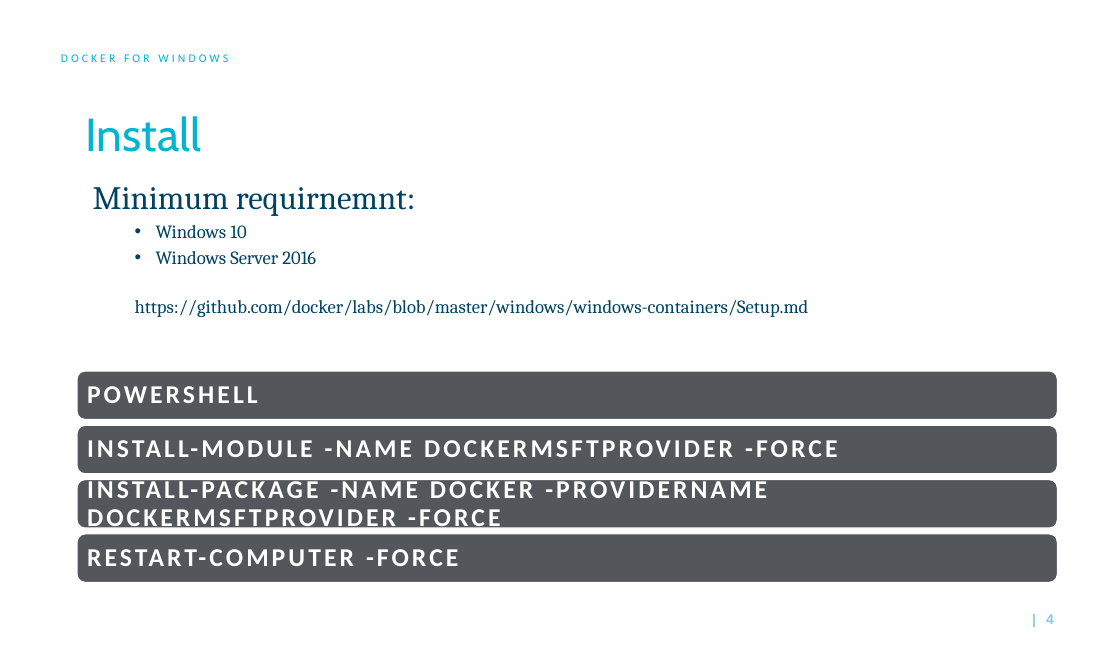
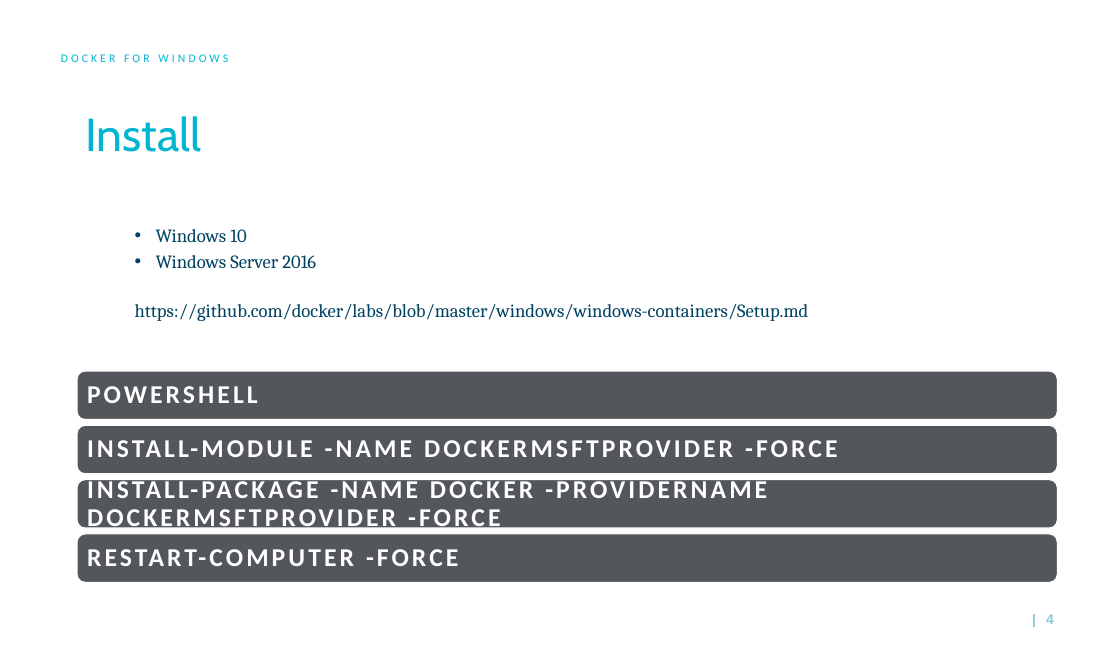
Before and after one commit to priyakantpatel/windows-containers, a slide deck: slide 4 of demo-win-container.pptx. Drawn at 1120x651 pixels with LibreOffice and Linux fonts; fonts in the diff are those of the drawing; background and template pictures are left out. Boxes give left, top, right and bottom in pixels: in the first picture for what was removed or moved away, otherwise in the second. Text is boxed around its words. In the diff, an @@ line names an element or a change of style, - is before the commit and + after.

```diff
--- a/demo-win-container.pptx
+++ b/demo-win-container.pptx
@@ text at (93,187,416,216): paragraph removed @@
-Minimum requirnemnt:
```
Also in this commit, not shown: 4 other slides changed, 1 other file.
